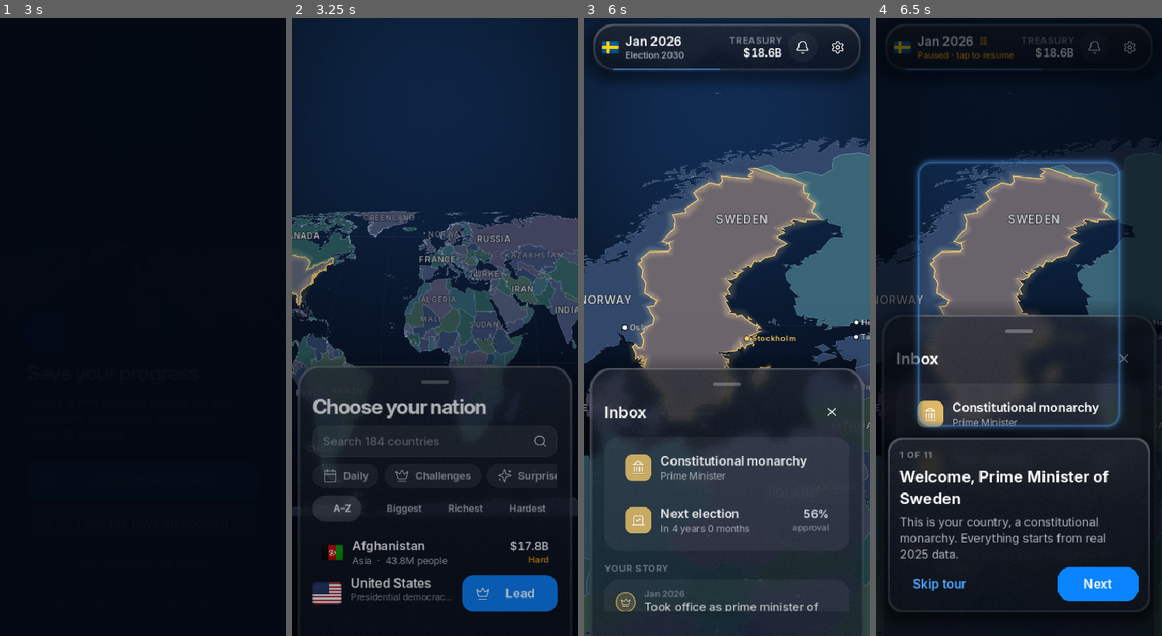
Above: before the commit, frames 1-4 (left to right).
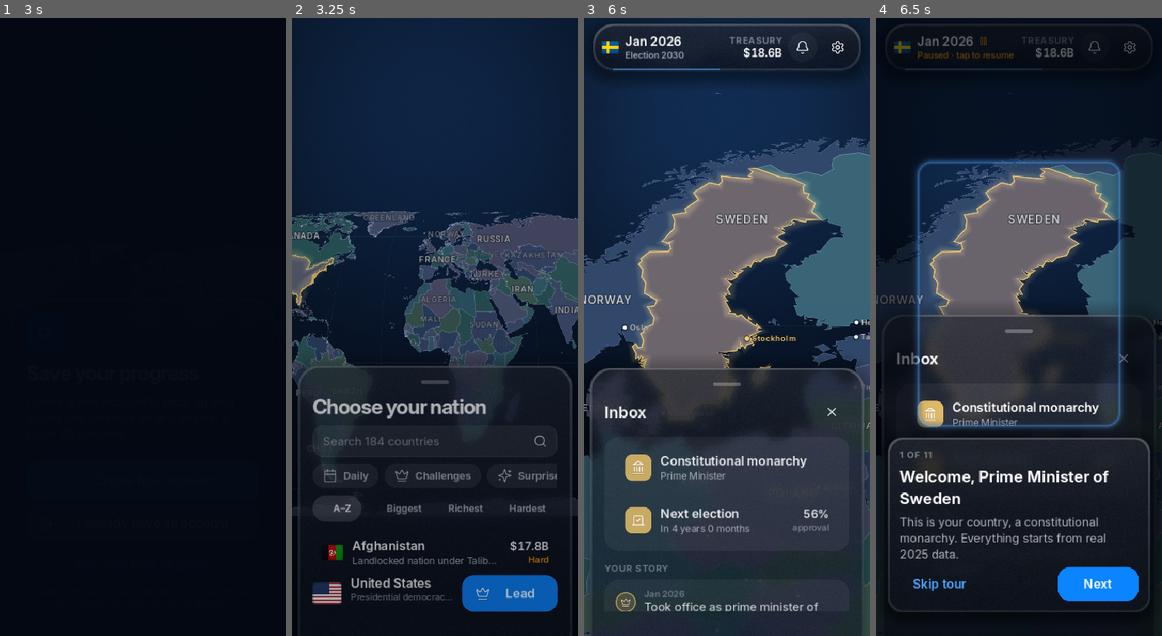
Above: after the commit, the same moments.

Repository: Arnav-Dugad/arnav-country-simulator
Game: Godot game, scene res://ui/screens/splash.tscn
Two runs of this game, one before a commit and one after it. Both use one fixed random seed, a clock stepped at 60 frames per second and the inputs below.
Inputs (mouse positions are in pixels of both pictures, inside the frame that each line leads up to):
- Up to frame 1 (3 s): move the mouse to (205, 296) at 0.52 s; click (205, 296) at 0.67 s; click "Skip" at 1.25 s; click "Skip" at 2 s; click "Not now, play as guest" at 2.75 s
- Up to frame 2 (3.25 s): no input
- Up to frame 3 (6 s): click (727, 339) at 3.52 s; type "12" at 3.6 s; click "Daily" at 4.25 s; click "Play today's challenge" at 5 s; click (801, 48) at 5.77 s
- Up to frame 4 (6.5 s): no input

Frame 1 is identical in both runs. In frame 2, 0.3% of the frame differs, in the area x 21-72%, y 87-89%; in frame 3, less than 0.1%; in frame 4, less than 0.1%.

Commit message:
v0.36.1: tap treasury to open Budget; country taglines in the picker
Co-Authored-By: Claude Opus 5.5 <noreply@anthropic.com>

Diff:
--- a/ui/hud/top_bar.gd
+++ b/ui/hud/top_bar.gd
@@ -7,6 +7,7 @@
 signal inbox_requested
 signal settings_requested
 signal nation_requested
+signal budget_requested
 
 var _date: Label
 var _flag: Flag
@@ -73,7 +74,11 @@
 	right.add_theme_constant_override(&"separation", 0)
 	right.alignment = BoxContainer.ALIGNMENT_CENTER
 	right.size_flags_horizontal = Control.SIZE_SHRINK_END
-	right.mouse_filter = Control.MOUSE_FILTER_IGNORE
+	right.mouse_filter = Control.MOUSE_FILTER_STOP
+	right.gui_input.connect(func(e: InputEvent) -> void:
+		if e is InputEventMouseButton and e.button_index == MOUSE_BUTTON_LEFT and not e.pressed:
+			Haptics.tap()
+			budget_requested.emit())
 	row.add_child(right)
 	var cap := Label.new()
 	cap.theme_type_variation = &"Overline"
--- a/ui/screens/country_picker.gd
+++ b/ui/screens/country_picker.gd
@@ -106,7 +106,7 @@
 		var diff := Economy.difficulty(s)
 		var row := ListRow.new()
 		row.setup(World.map.names[i],
-			"%s  ·  %s people" % [World.group_of(i), DS.compact(s.get("population", 0.0))],
+			Profiles.tagline(i) if Profiles.tagline(i) != "" else "%s  ·  %s people" % [World.group_of(i), DS.compact(s.get("population", 0.0))],
 			DS.money(s.get("gdp", 0.0)),
 			Economy.DIFFICULTY_LABELS[diff])
 		row.trailing_sub_label.add_theme_color_override(&"font_color", [DS.GREEN, DS.TEXT_2, DS.ORANGE][diff])
--- a/ui/screens/game.gd
+++ b/ui/screens/game.gd
@@ -56,6 +56,7 @@
 	top_bar.inbox_requested.connect(func() -> void: open_page("events"))
 	top_bar.settings_requested.connect(func() -> void: open_page("settings"))
 	top_bar.nation_requested.connect(func() -> void: _open_country(Game.player, true))
+	top_bar.budget_requested.connect(func() -> void: open_page("budget"))
 	add_child(top_bar)
 	strip = ControlStrip.new()
 	strip.next_tapped.connect(_on_next)
Not shown, changed: CHANGELOG.md
